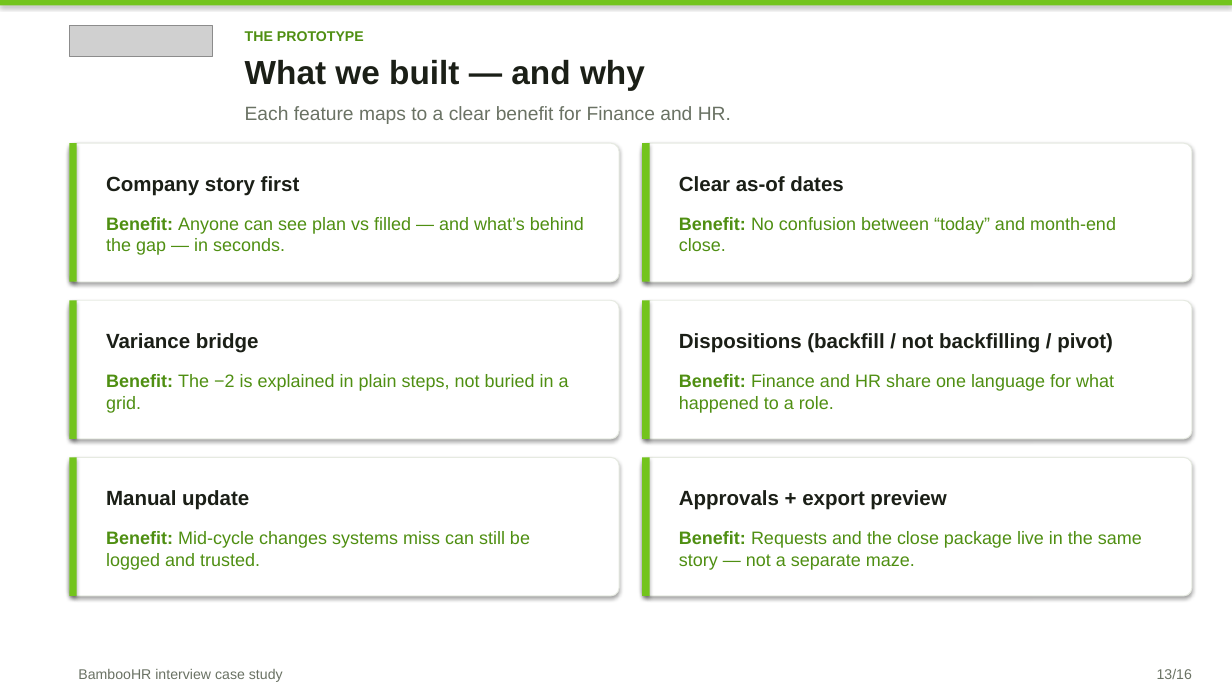
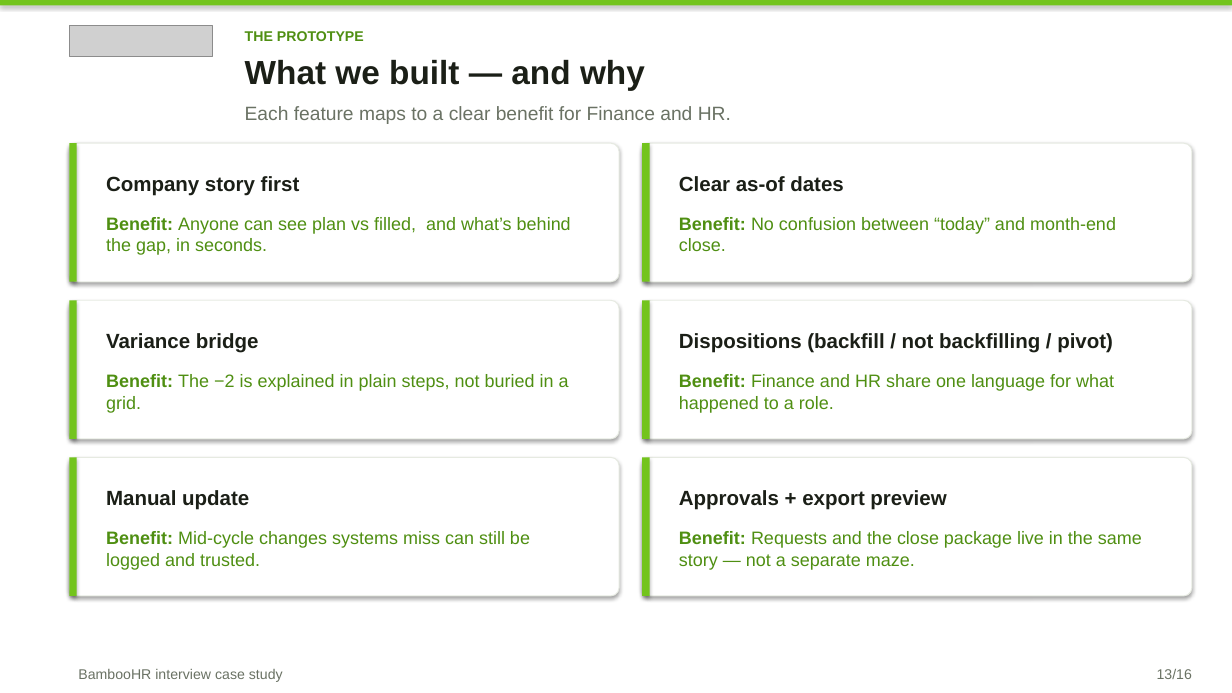
Before and after one commit to Brigdawg/Headcount-Reconciliation, a slide deck: slide 13 of deck/Headcount_Control_Tower_Case_Study.pptx. Drawn at 1232x693 pixels with LibreOffice and Linux fonts; fonts in the diff are those of the drawing; grey boxes stand for pictures. Boxes give left, top, right and bottom in pixels: in the first picture for what was removed or moved away, otherwise in the second. Text is boxed around its words. In the diff, an @@ line names an element or a change of style, - is before the commit and + after.

```diff
--- a/deck/Headcount_Control_Tower_Case_Study.pptx
+++ b/deck/Headcount_Control_Tower_Case_Study.pptx
@@ text at (106, 217, 571, 255): text changed @@
-Benefit: Anyone can see plan vs filled — and what’s behind the gap — in seconds.
+Benefit: Anyone can see plan vs filled, and what’s behind the gap, in seconds.
```
Also in this commit, not shown: 8 other slides changed, 1 other file.
